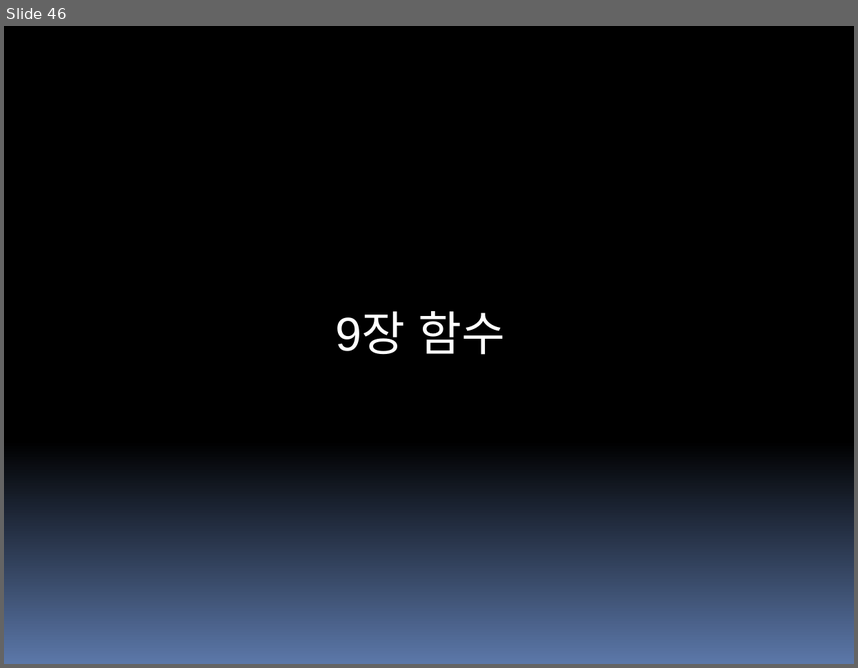
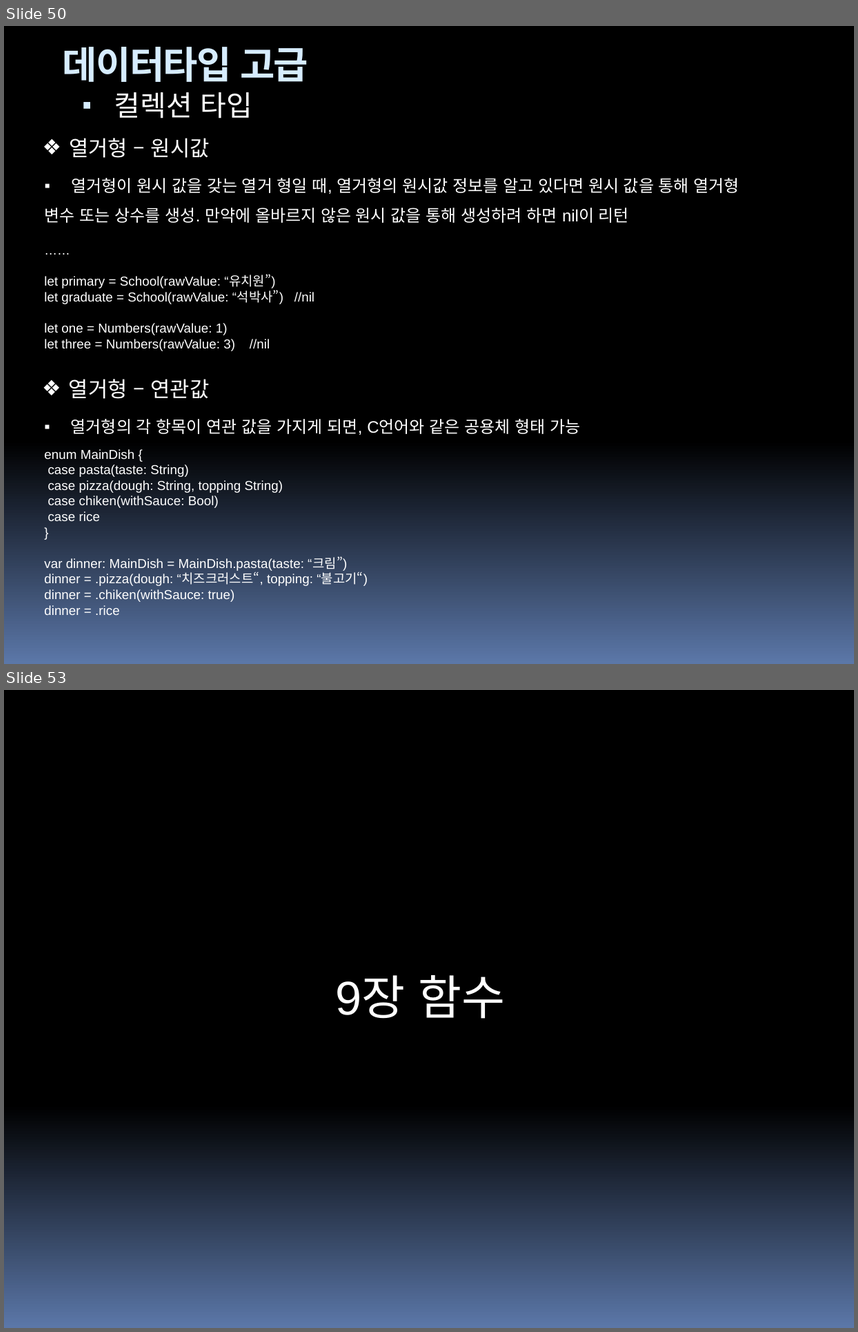
Before and after one commit to hounga13/helloSwift, a slide deck: Swift세미나자료.pptx. Shown one above the other, each under a label of ours: slide 46 before the commit, slides 50 and 53 after it; the slides between them are not shown. The pictures are 858x668 and 858x1332 pixels, drawn with LibreOffice and Linux fonts; fonts in the diff are those of the drawing. Boxes give left, top, right and bottom in pixels: in the first picture for what was removed or moved away, otherwise in the second. Text is boxed around its words. In the diff, an @@ line names an element or a change of style, - is before the commit and + after.

Commit message:
데이터형 고급

```diff
--- a/Swift세미나자료.pptx
+++ b/Swift세미나자료.pptx
@@ slide 50 added at <box>4,26,854,664</box>, background gradient #000000 to #5B77A8 @@
@@ text added at <box>63,47,308,82</box>, 32 pt, text #D6ECFF, bold @@
+데이터타입 고급
@@ text added at <box>114,92,252,118</box>, 24 pt, text #FFFFFF @@
+▪ 컬렉션 타입
@@ text added at <box>69,138,210,158</box>, 18 pt, text #FFFFFF @@
+❖ 열거형 – 원시값
@@ text added at <box>45,178,740,223</box>, 14 pt, text #FFFFFF @@
+▪ 열거형이 원시 값을 갖는 열거 형일 때, 열거형의 원시값 정보를 알고 있다면 원시 값을 통해 열거형
+변수 또는 상수를 생성. 만약에 올바르지 않은 원시 값을 통해 생성하려 하면 nil이 리턴
@@ text added at <box>44,276,314,351</box>, 11 pt, text #FFFFFF @@
+……
+let primary = School(rawValue: “유치원”)
+let graduate = School(rawValue: “석박사”) //nil
+let one = Numbers(rawValue: 1)
+let three = Numbers(rawValue: 3) //nil
@@ text added at <box>69,379,210,399</box>, 18 pt, text #FFFFFF @@
+❖ 열거형 – 연관값
@@ text added at <box>71,419,580,434</box>, 14 pt, text #FFFFFF @@
+▪ 열거형의 각 항목이 연관 값을 가지게 되면, C언어와 같은 공용체 형태 가능
@@ text added at <box>44,449,368,615</box>, 11 pt, text #FFFFFF @@
+enum MainDish {
+case pasta(taste: String)
+case pizza(dough: String, topping String)
+case chiken(withSauce: Bool)
+case rice
+}
+var dinner: MainDish = MainDish.pasta(taste: “크림”)
+dinner = .pizza(dough: “치즈크러스트“, topping: “불고기“)
+dinner = .chiken(withSauce: true)
+dinner = .rice
@@ what was slide 46 is now slide 53 @@
```
Also in this commit, not shown: 3 slides changed, 6 other slides added.
